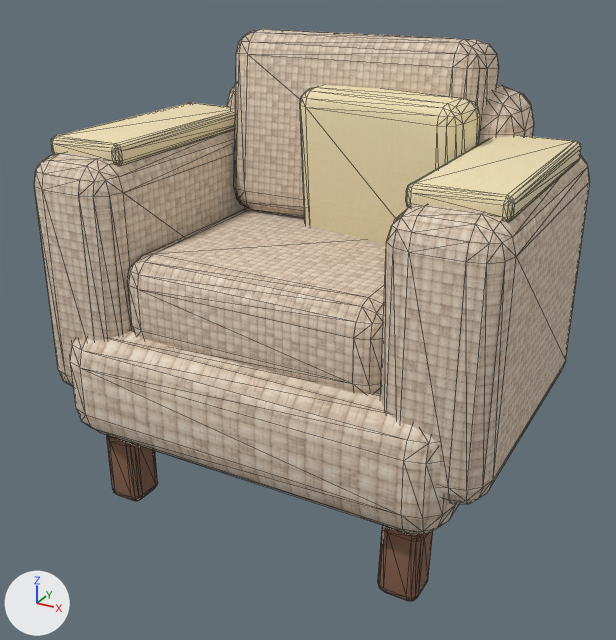
An edit to the glTF model public/models/furniture/armchair.glb, drawn before and after from the same camera.
Both versions are drawn from a 50 mm camera at (0.724, -1.344, 1.033) aimed at (-0.001, -0.024, 0.373). Lighting does not change. The marker at lower left points along +X, +Y and +Z. The picture after the commit comes second. Mesh edges are drawn as thin lines. Vertices at exactly the same position are counted once.

Names of what the first picture shows: 'armchair'.
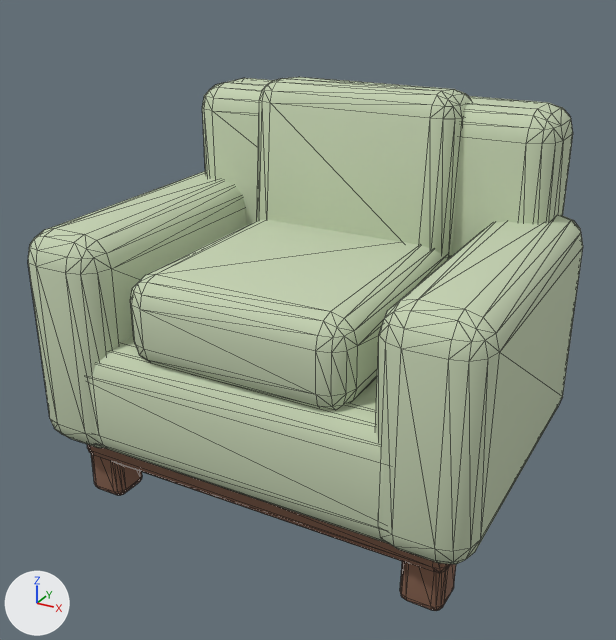
Diff of the bpy script that builds the scene:
```diff
--- a/public/models/furniture/armchair.glb.py
+++ b/public/models/furniture/armchair.glb.py
@@ mat_upholstery_textured @@
 mat_upholstery_textured = principled_material('upholstery-textured')
-mat_upholstery_textured.texture = img_handpainted_neutral_weave
-mat_upholstery_textured.roughness = 0.96
+mat_upholstery_textured.base_color = (0.56, 0.65, 0.45)  # pale green #c5d3b3
+mat_upholstery_textured.roughness = 0.98
@@ me_cube_033 @@
 # used by ob_armchair; location = (0.0, 0.0, 0.27)
-me_cube_033.from_pydata(...)  # 1248 vertices, 2444 faces; spans x -0.44..0.44, y -0.312..0.346, z -0.271..0.613
+me_cube_033.from_pydata(...)  # 1056 vertices, 2068 faces; spans x -0.44..0.44, y -0.326..0.344, z -0.251..0.54
+# me_cube_033 part 1: the loose piece of 96 vertices spanning x -0.338..-0.261, y -0.26..-0.183, z -0.271..-0.119 is scaled about its middle by (1.07, 1.07, 0.992), then moved by (-0.044, 0.0, 0.02)
+# me_cube_033 part 2: the loose piece of 96 vertices spanning x 0.261..0.338, y -0.26..-0.183, z -0.271..-0.119 is scaled about its middle by (1.07, 1.07, 0.992), then moved by (0.044, 0.0, 0.02)
+# me_cube_033 part 3: the loose piece of 96 vertices spanning x -0.387..0.387, y -0.312..0.312, z -0.115..0.115 is rebuilt with 96 vertices and now spans x -0.414..0.414, y -0.32..0.32, z -0.115..0.115
+# me_cube_033 part 4: the loose piece of 96 vertices spanning x -0.255..0.255, y 0.078..0.282, z 0.247..0.613 is rebuilt with 96 vertices and now spans x -0.213..0.213, y 0.102..0.284, z 0.184..0.54
+# me_cube_033 part 5: the loose piece of 96 vertices spanning x -0.317..0.317, y 0.146..0.346, z 0.0..0.522 is rebuilt with 96 vertices and now spans x -0.387..0.387, y 0.164..0.344, z 0.011..0.515
+# me_cube_033 part 6: the loose piece of 96 vertices spanning x -0.44..-0.25, y -0.287..0.287, z -0.045..0.425 is rebuilt with 96 vertices and now spans x -0.44..-0.26, y -0.326..0.306, z -0.115..0.317
+# me_cube_033 part 7: the loose piece of 96 vertices spanning x -0.262..0.262, y -0.264..0.204, z 0.08..0.26 is rebuilt with 96 vertices and now spans x -0.217..0.217, y -0.309..0.199, z 0.095..0.265
+# me_cube_033 part 8: the loose piece of 96 vertices spanning x 0.25..0.44, y -0.287..0.287, z -0.045..0.425 is rebuilt with 96 vertices and now spans x 0.26..0.44, y -0.326..0.306, z -0.115..0.317
+# me_cube_033 part 9: a new loose piece of 96 vertices spanning x -0.387..0.387, y -0.268..0.298, z -0.168..-0.082, in mat_wood_dark (brown #86614d)
+# me_cube_033 part 10: the loose piece of 96 vertices spanning x -0.425..-0.265, y -0.223..0.203, z 0.41..0.45 is deleted
+# me_cube_033 part 11: the loose piece of 96 vertices spanning x 0.265..0.425, y -0.223..0.203, z 0.41..0.45 is deleted
+# me_cube_033 part 12: the loose piece of 96 vertices spanning x -0.074..0.274, y 0.004..0.176, z 0.214..0.526 is deleted
+# other edits to the shape of me_cube_033 do not show in these pictures
 me_cube_033.materials.append(mat_upholstery_textured)
-me_cube_033.materials.append(mat_linen_textured)  # picture img_handpainted_cream_linen
-me_cube_033.materials.append(mat_mustard_cloth)  # picture img_handpainted_cream_linen
 me_cube_033.materials.append(mat_wood_dark)
@@ ob_armchair @@
 ob_armchair = bpy.data.objects.new('armchair', me_cube_033)
-ob_armchair.location = (0.0, 0.0, 0.27)
+ob_armchair.location = (0.0, 0.0, 0.25)
```

What differs and where, as boxes [x1, y1, x2, y2] in the pictures (616 x 640 px; the box of a moved part takes in the faces that stretch with it):
'armchair', surface changed, reshaped, moved (7% shorter)
    before: [34, 29, 590, 601]
    after: [28, 77, 583, 611]
part 1 of me_cube_033, moved or reshaped
    before: [107, 435, 158, 501]
    after: [91, 454, 142, 495]
part 2 of me_cube_033, moved or reshaped
    before: [378, 525, 433, 601]
    after: [400, 561, 456, 611]
part 3 of me_cube_033, rebuilt
    before: [70, 329, 459, 534]
    after: [90, 336, 387, 543]
part 4 of me_cube_033, rebuilt (19% narrower)
    before: [234, 29, 499, 218]
    after: [257, 77, 471, 258]
part 5 of me_cube_033, rebuilt (mostly hidden before)
    before: [227, 84, 534, 208]
    after: [202, 78, 573, 257]
part 6 of me_cube_033, rebuilt
    before: [34, 130, 245, 387]
    after: [28, 171, 246, 448]
part 7 of me_cube_033, rebuilt
    before: [128, 208, 386, 394]
    after: [130, 219, 450, 410]
part 8 of me_cube_033, rebuilt
    before: [380, 155, 590, 504]
    after: [375, 215, 583, 564]
part 9 of me_cube_033, added (mostly hidden)
    after: [87, 444, 451, 573]
part 10 of me_cube_033, deleted (beige)
    before: [51, 103, 235, 166]
part 11 of me_cube_033, deleted (beige)
    before: [406, 135, 581, 222]
part 12 of me_cube_033, deleted (beige)
    before: [300, 85, 480, 244]
